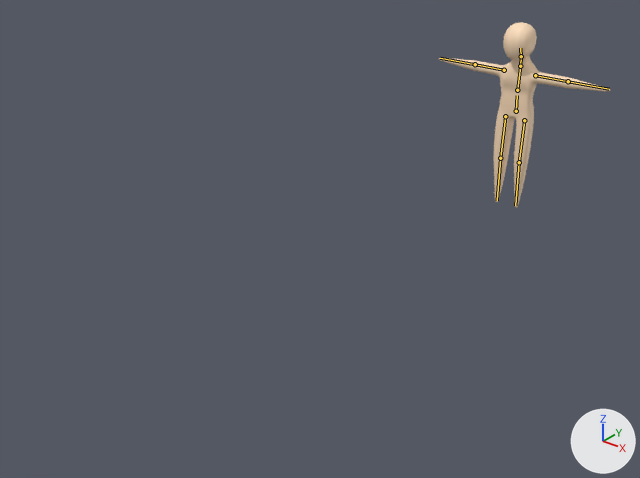
The FBX model Project Blender Files/TheMountain/FBX Files/NewPlayerCharacter.fbx: old version first, new version second.
Rendered twice from a 50 mm camera at (34.1, -70.1, 33.3) aimed at (-0.8, -26.5, 6.2). Arrows for +X, +Y and +Z are at lower right; the lights stay in place. The bones that change are drawn over the model as lines.

The first picture shows 'MainBody'.
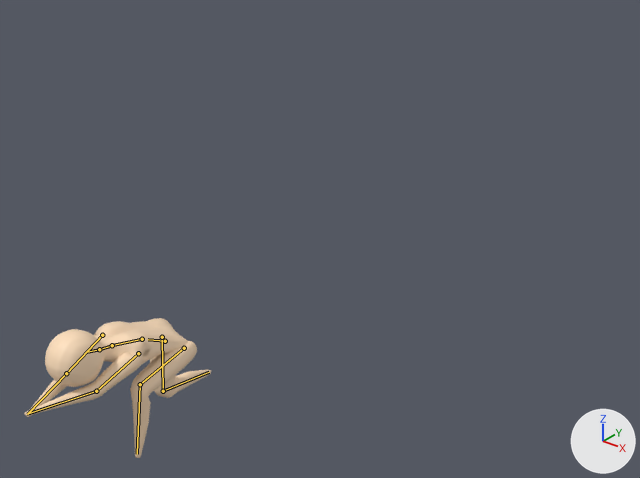
The newer file adds an action. The first version stands in its rest pose; the second is drawn at frame 51 of the action 'Armature|SwordSwingSmash'.

Changed parts and their boxes [x1, y1, x2, y2] in the pictures (640 x 478 px):
'MainBody', posed (9% wider, 25% shorter): before [439, 22, 610, 208]; after [24, 318, 211, 458]
bone 'Stomach', root to tip: before (516, 111) to (517, 95); after (165, 341) to (148, 339)
bone 'UpperLeg.L', root to tip: before (524, 120) to (519, 162); after (184, 348) to (140, 384)
bone 'Leg.L', root to tip: before (519, 162) to (515, 205); after (140, 384) to (137, 454)
bone 'UpperLeg.R', root to tip: before (505, 116) to (500, 158); after (162, 337) to (163, 391)
bone 'Leg.R', root to tip: before (500, 158) to (497, 200); after (163, 391) to (209, 372)
bone 'Chest', root to tip: before (517, 90) to (520, 66); after (142, 339) to (111, 345)
bone 'UpperArm.L', root to tip: before (535, 75) to (568, 81); after (138, 353) to (96, 391)
bone 'Arm.L', root to tip: before (568, 81) to (609, 89); after (96, 391) to (27, 414)
bone 'UpperArm.R', root to tip: before (504, 70) to (475, 64); after (102, 335) to (66, 373)
bone 'Arm.R', root to tip: before (475, 64) to (440, 58); after (66, 373) to (27, 414)
bone 'Neck', root to tip: before (520, 66) to (521, 56); after (112, 345) to (99, 349)
bone 'Head', root to tip: before (521, 56) to (520, 48); after (99, 349) to (87, 352)

Diff of the bpy script that builds the scene:
```diff
--- a/Project Blender Files/TheMountain/FBX Files/NewPlayerCharacter.fbx.py
+++ b/Project Blender Files/TheMountain/FBX Files/NewPlayerCharacter.fbx.py
@@ bone_stomach @@
 bone_stomach = bpy.data.objects['Armature'].pose.bones['Stomach']  # child of 'Control'
-bone_stomach.location = (0.0, 0.0, 0.0)
-bone_stomach.rotation_quaternion = (1.0, 0.0, 0.0, 0.0)  # degrees (0, 0, 0)
+bone_stomach.location = (-0.26, -1.49, 21.97)
+bone_stomach.rotation_quaternion = (0.874, 0.487, 0.0, 0.0)  # degrees (58, 0, 0)
@@ bone_upperleg_l @@
 bone_upperleg_l = bpy.data.objects['Armature'].pose.bones['UpperLeg.L']  # child of 'Stomach'
-bone_upperleg_l.rotation_quaternion = (1.0, 0.0, 0.0, 0.0)  # degrees (0, 0, 0)
+bone_upperleg_l.rotation_quaternion = (0.319, -0.025, -0.072, 0.945)  # degrees (-9, 0, 143)
@@ bone_leg_l @@
 bone_leg_l = bpy.data.objects['Armature'].pose.bones['Leg.L']  # child of 'UpperLeg.L'
-bone_leg_l.rotation_quaternion = (1.0, 0.0, 0.0, 0.0)  # degrees (0, 0, 0)
+bone_leg_l.rotation_quaternion = (0.814, 0.581, 0.0, 0.0)  # degrees (71, 0, 0)
@@ bone_upperleg_r @@
 bone_upperleg_r = bpy.data.objects['Armature'].pose.bones['UpperLeg.R']  # child of 'Stomach'
-bone_upperleg_r.rotation_quaternion = (1.0, 0.0, 0.0, 0.0)  # degrees (0, 0, 0)
+bone_upperleg_r.rotation_quaternion = (0.882, -0.04, -0.006, -0.47)  # degrees (-4, -3, -56)
@@ bone_leg_r @@
 bone_leg_r = bpy.data.objects['Armature'].pose.bones['Leg.R']  # child of 'UpperLeg.R'
-bone_leg_r.rotation_quaternion = (1.0, 0.0, 0.0, 0.0)  # degrees (0, 0, 0)
+bone_leg_r.rotation_quaternion = (0.804, 0.594, 0.0, 0.0)  # degrees (73, 0, 0)
@@ bone_chest @@
 bone_chest = bpy.data.objects['Armature'].pose.bones['Chest']  # child of 'Stomach'
-bone_chest.rotation_quaternion = (1.0, 0.0, 0.0, 0.0)  # degrees (0, 0, 0)
+bone_chest.rotation_quaternion = (0.989, 0.151, 0.0, 0.0)  # degrees (17, 0, 0)
@@ bone_upperarm_l @@
 bone_upperarm_l = bpy.data.objects['Armature'].pose.bones['UpperArm.L']  # child of 'Chest'
-bone_upperarm_l.rotation_quaternion = (1.0, 0.0, 0.0, 0.0)  # degrees (0, 0, 0)
+bone_upperarm_l.rotation_quaternion = (0.395, 0.746, -0.536, 0.02)  # degrees (140, -27, -62)
@@ bone_arm_l @@
 bone_arm_l = bpy.data.objects['Armature'].pose.bones['Arm.L']  # child of 'UpperArm.L'
-bone_arm_l.rotation_quaternion = (1.0, 0.0, 0.0, 0.0)  # degrees (0, 0, 0)
+bone_arm_l.rotation_quaternion = (0.983, 0.0, 0.0, -0.185)  # degrees (0, 0, -21)
@@ bone_upperarm_r @@
 bone_upperarm_r = bpy.data.objects['Armature'].pose.bones['UpperArm.R']  # child of 'Chest'
-bone_upperarm_r.rotation_quaternion = (1.0, 0.0, 0.0, 0.0)  # degrees (0, 0, 0)
+bone_upperarm_r.rotation_quaternion = (0.414, 0.739, 0.53, -0.045)  # degrees (139, 30, 60)
@@ bone_arm_r @@
 bone_arm_r = bpy.data.objects['Armature'].pose.bones['Arm.R']  # child of 'UpperArm.R'
-bone_arm_r.rotation_quaternion = (1.0, 0.0, 0.0, 0.0)  # degrees (0, 0, 0)
+bone_arm_r.rotation_quaternion = (0.982, 0.0, 0.0, 0.188)  # degrees (0, 0, 22)
@@ bone_neck @@
 bone_neck = bpy.data.objects['Armature'].pose.bones['Neck']  # child of 'Chest'
-bone_neck.rotation_quaternion = (1.0, 0.0, 0.0, 0.0)  # degrees (0, 0, 0)
+bone_neck.rotation_quaternion = (1.0, -0.029, 0.0, 0.0)  # degrees (-3, 0, 0)
@@ bone_head @@
 bone_head = bpy.data.objects['Armature'].pose.bones['Head']  # child of 'Neck'
-bone_head.rotation_quaternion = (1.0, 0.0, 0.0, 0.0)  # degrees (0, 0, 0)
+bone_head.rotation_quaternion = (0.994, -0.11, 0.0, 0.0)  # degrees (-13, 0, 0)
```
